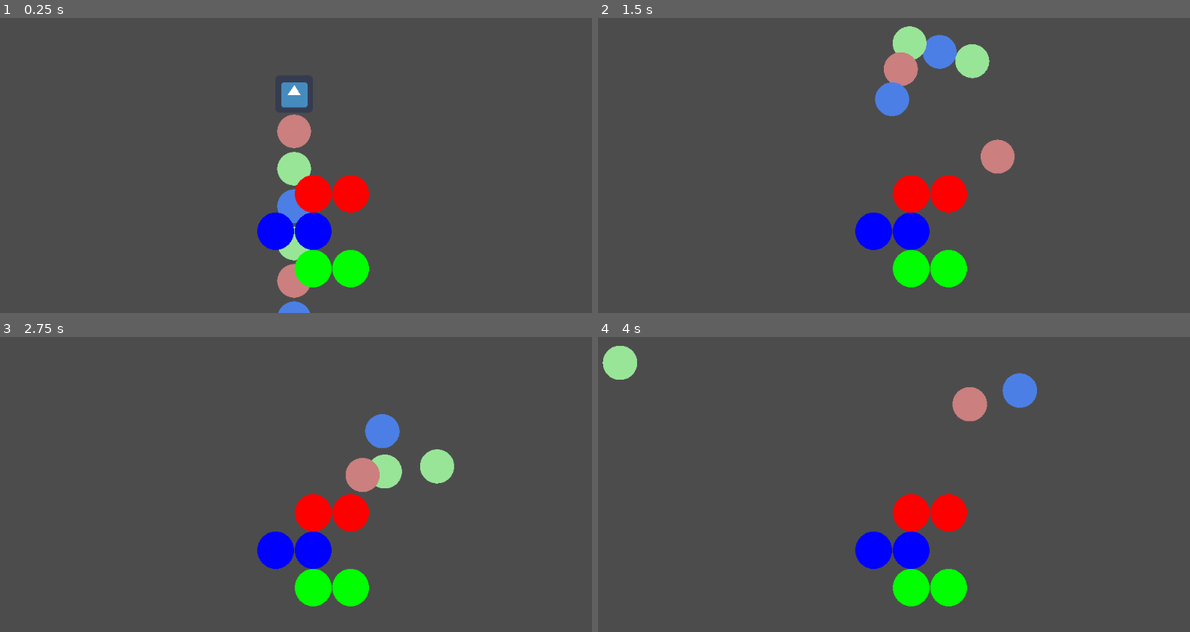
Above: before the commit, frames 1-4 (two rows, left to right).
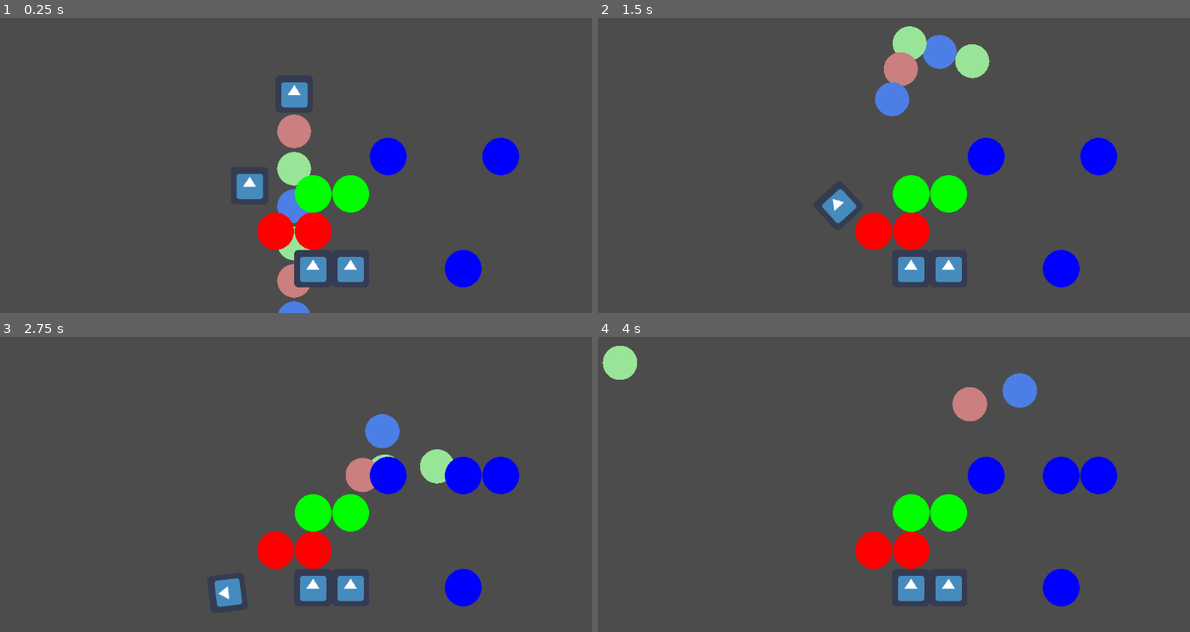
Above: after the commit, the same moments.

Repository: CatOnMars/UndeadCell
Game: Godot game, scene res://Main.tscn
The game is run twice, just before and just after one commit, with the same random seed, the same clock (stepped at 60 frames per second) and the same inputs. The engine's default icon, where the game draws it, is replaced by a stand-in: a white triangle on a blue panel in a dark square.
Inputs:
- Up to frame 1 (0.25 s): no input
- Up to frame 2 (1.5 s): hold Right (move_right) 0.53-1.28 s; tap Space (shoot) at 0.6, 1.35 s; hold Down (move_down) from 1.28 s (still down)
- Up to frame 3 (2.75 s): release Down (move_down) at 2.03 s; hold Right (move_right) from 2.03 s (still down); tap Shift (swap) at 2.1 s; tap Space (shoot) at 2.3 s
- Up to frame 4 (4 s): release Right (move_right) at 2.78 s; hold Up (move_up) 2.78-3.53 s; tap Space (shoot) at 2.85, 3.6 s; hold Left (move_left) from 3.53 s (still down)

The runs differ from the first frame. In frame 1, 6.2% of the frame differs, in the area x 39-88%, y 40-92%; in frame 2, 6.3%; in frame 3, 6.7%, in the area x 36-88%, y 40-92%; in frame 4, 6.3%.

Commit message:
Add basic cell shoot and attach mechanism

Diff:
--- /dev/null
+++ b/Level1.gd
@@ -0,0 +1,21 @@
+extends TileMap
+
+
+# Declare member variables here. Examples:
+# var a = 2
+# var b = "text"
+
+
+# Called when the node enters the scene tree for the first time.
+func _ready():
+	pass # Replace with function body.
+
+func test(position):
+	print(world_to_map(position))
+func add_new_cell(position, type):
+	var cellCoord = world_to_map(position)
+	print(cellCoord)
+	set_cellv(cellCoord, type)
+# Called every frame. 'delta' is the elapsed time since the previous frame.
+#func _process(delta):
+#	pass
--- a/Level1.tscn
+++ b/Level1.tscn
@@ -1,8 +1,11 @@
-[gd_scene load_steps=2 format=2]
+[gd_scene load_steps=3 format=2]
 
 [ext_resource path="res://cellTiles.tres" type="TileSet" id=1]
+[ext_resource path="res://Level1.gd" type="Script" id=2]
 
 [node name="Level" type="TileMap"]
 tile_set = ExtResource( 1 )
+show_collision = true
 format = 1
-tile_data = PoolIntArray( 65536, 2, 0, 65537, 2, 0, 196607, 1, 0, 131072, 1, 0, 196608, 0, 0, 196609, 0, 0 )
+tile_data = PoolIntArray( 2, 3, 0, 5, 3, 0, 65536, 2, 0, 65537, 2, 0, 196607, 1, 0, 131072, 1, 0, 196608, 0, 0, 196609, 0, 0, 196612, 3, 0 )
+script = ExtResource( 2 )
--- a/Main.tscn
+++ b/Main.tscn
@@ -1,7 +1,11 @@
-[gd_scene load_steps=3 format=2]
+[gd_scene load_steps=5 format=2]
 
 [ext_resource path="res://player.tscn" type="PackedScene" id=1]
 [ext_resource path="res://Level1.tscn" type="PackedScene" id=2]
+[ext_resource path="res://icon.png" type="Texture" id=3]
+
+[sub_resource type="RectangleShape2D" id=1]
+extents = Vector2( 27.6951, 27.2126 )
 
 [node name="Node2D" type="Node2D"]
 
@@ -10,4 +14,13 @@
 [node name="Camera2D" type="Camera2D" parent="."]
 current = true
 
+[node name="RigidBody2D2" type="RigidBody2D" parent="."]
+position = Vector2( -76.1093, 79.0823 )
+
+[node name="CollisionShape2D" type="CollisionShape2D" parent="RigidBody2D2"]
+shape = SubResource( 1 )
+
+[node name="Sprite" type="Sprite" parent="RigidBody2D2"]
+texture = ExtResource( 3 )
+
 [node name="Level1" parent="." instance=ExtResource( 2 )]
--- /dev/null
+++ b/cellBlue.gd
@@ -0,0 +1,16 @@
+extends KinematicBody2D
+
+
+# Declare member variables here. Examples:
+# var a = 2
+# var b = "text"
+
+var cell_type = Global.CELL_TYPE.BLUE
+# Called when the node enters the scene tree for the first time.
+func _ready():
+	pass # Replace with function body.
+
+
+# Called every frame. 'delta' is the elapsed time since the previous frame.
+#func _process(delta):
+#	pass
--- a/cellBlue.tscn
+++ b/cellBlue.tscn
@@ -1,12 +1,22 @@
-[gd_scene load_steps=4 format=2]
+[gd_scene load_steps=6 format=2]
 
 [ext_resource path="res://icon.png" type="Texture" id=1]
 [ext_resource path="res://cell.shader" type="Shader" id=2]
+[ext_resource path="res://cellBlue.gd" type="Script" id=3]
 
 [sub_resource type="ShaderMaterial" id=1]
 shader = ExtResource( 2 )
 shader_param/color = Plane( 0.3, 0.5, 0.9, 1 )
 
-[node name="Sprite" type="Sprite"]
+[sub_resource type="RectangleShape2D" id=2]
+extents = Vector2( 27, 26.7403 )
+
+[node name="KinematicBody2D" type="KinematicBody2D"]
+script = ExtResource( 3 )
+
+[node name="Sprite" type="Sprite" parent="."]
 material = SubResource( 1 )
 texture = ExtResource( 1 )
+
+[node name="CollisionShape2D" type="CollisionShape2D" parent="."]
+shape = SubResource( 2 )
--- /dev/null
+++ b/cellGreen.gd
@@ -0,0 +1,16 @@
+extends KinematicBody2D
+
+
+# Declare member variables here. Examples:
+# var a = 2
+# var b = "text"
+
+var cell_type = Global.CELL_TYPE.GREEN
+# Called when the node enters the scene tree for the first time.
+func _ready():
+	pass # Replace with function body.
+
+
+# Called every frame. 'delta' is the elapsed time since the previous frame.
+#func _process(delta):
+#	pass
--- a/cellGreen.tscn
+++ b/cellGreen.tscn
@@ -1,12 +1,22 @@
-[gd_scene load_steps=4 format=2]
+[gd_scene load_steps=6 format=2]
 
 [ext_resource path="res://icon.png" type="Texture" id=1]
 [ext_resource path="res://cell.shader" type="Shader" id=2]
+[ext_resource path="res://cellGreen.gd" type="Script" id=3]
 
 [sub_resource type="ShaderMaterial" id=1]
 shader = ExtResource( 2 )
 shader_param/color = Plane( 0.6, 0.9, 0.6, 1 )
 
-[node name="Sprite" type="Sprite"]
+[sub_resource type="RectangleShape2D" id=2]
+extents = Vector2( 29, 28.2403 )
+
+[node name="KinematicBody2D" type="KinematicBody2D"]
+script = ExtResource( 3 )
+
+[node name="Sprite" type="Sprite" parent="."]
 material = SubResource( 1 )
 texture = ExtResource( 1 )
+
+[node name="CollisionShape2D" type="CollisionShape2D" parent="."]
+shape = SubResource( 2 )
--- /dev/null
+++ b/cellRed.gd
@@ -0,0 +1,15 @@
+extends KinematicBody2D
+
+
+# Declare member variables here. Examples:
+# var a = 2
+# var b = "text"
+var cell_type = Global.CELL_TYPE.RED
+
+# Called when the node enters the scene tree for the first time.
+func _ready():
+	pass # Replace with function body.
+
+# Called every frame. 'delta' is the elapsed time since the previous frame.
+#func _process(delta):
+#	pass
--- a/cellRed.tscn
+++ b/cellRed.tscn
@@ -1,12 +1,22 @@
-[gd_scene load_steps=4 format=2]
+[gd_scene load_steps=6 format=2]
 
 [ext_resource path="res://icon.png" type="Texture" id=1]
 [ext_resource path="res://cell.shader" type="Shader" id=2]
+[ext_resource path="res://cellRed.gd" type="Script" id=3]
 
 [sub_resource type="ShaderMaterial" id=1]
 shader = ExtResource( 2 )
 shader_param/color = Plane( 0.8, 0.5, 0.5, 1 )
 
-[node name="Sprite" type="Sprite"]
+[sub_resource type="RectangleShape2D" id=2]
+extents = Vector2( 34.5, 31.2403 )
+
+[node name="KinematicBody2D" type="KinematicBody2D"]
+script = ExtResource( 3 )
+
+[node name="Sprite" type="Sprite" parent="."]
 material = SubResource( 1 )
 texture = ExtResource( 1 )
+
+[node name="CollisionShape2D" type="CollisionShape2D" parent="."]
+shape = SubResource( 2 )
--- a/cellTiles.tres
+++ b/cellTiles.tres
@@ -1,12 +1,25 @@
-[gd_resource type="TileSet" load_steps=4 format=2]
+[gd_resource type="TileSet" load_steps=9 format=2]
 
 [ext_resource path="res://Level/blue.png" type="Texture" id=1]
 [ext_resource path="res://Level/green.png" type="Texture" id=2]
 [ext_resource path="res://Level/red.png" type="Texture" id=3]
+[ext_resource path="res://icon.png" type="Texture" id=4]
+
+[sub_resource type="ConvexPolygonShape2D" id=1]
+points = PoolVector2Array( 0, 0, 64, 0, 64, 64, 0, 64 )
+
+[sub_resource type="ConvexPolygonShape2D" id=2]
+points = PoolVector2Array( 0, 0, 64, 0, 64, 64, 0, 64 )
+
+[sub_resource type="ConvexPolygonShape2D" id=3]
+points = PoolVector2Array( 0, 0, 64, 0, 64, 64, 0, 64 )
+
+[sub_resource type="ConvexPolygonShape2D" id=4]
+points = PoolVector2Array( 0, 0, 64, 0, 64, 64, 0, 64 )
 
 [resource]
-0/name = "green.png 0"
-0/texture = ExtResource( 2 )
+0/name = "icon.png 0"
+0/texture = ExtResource( 4 )
 0/tex_offset = Vector2( 0, 0 )
 0/modulate = Color( 1, 1, 1, 1 )
 0/region = Rect2( 0, 0, 64, 64 )
@@ -15,12 +28,19 @@
 0/navigation_offset = Vector2( 0, 0 )
 0/shape_offset = Vector2( 0, 0 )
 0/shape_transform = Transform2D( 1, 0, 0, 1, 0, 0 )
+0/shape = SubResource( 1 )
 0/shape_one_way = false
-0/shape_one_way_margin = 0.0
-0/shapes = [  ]
+0/shape_one_way_margin = 1.0
+0/shapes = [ {
+"autotile_coord": Vector2( 0, 0 ),
+"one_way": false,
+"one_way_margin": 1.0,
+"shape": SubResource( 1 ),
+"shape_transform": Transform2D( 1, 0, 0, 1, 0, 0 )
+} ]
 0/z_index = 0
-1/name = "blue.png 1"
-1/texture = ExtResource( 1 )
+1/name = "red.png 1"
+1/texture = ExtResource( 3 )
 1/tex_offset = Vector2( 0, 0 )
 1/modulate = Color( 1, 1, 1, 1 )
 1/region = Rect2( 0, 0, 64, 64 )
@@ -29,12 +49,19 @@
 1/navigation_offset = Vector2( 0, 0 )
 1/shape_offset = Vector2( 0, 0 )
 1/shape_transform = Transform2D( 1, 0, 0, 1, 0, 0 )
+1/shape = SubResource( 2 )
 1/shape_one_way = false
-1/shape_one_way_margin = 0.0
-1/shapes = [  ]
+1/shape_one_way_margin = 1.0
+1/shapes = [ {
+"autotile_coord": Vector2( 0, 0 ),
+"one_way": false,
+"one_way_margin": 1.0,
+"shape": SubResource( 2 ),
+"shape_transform": Transform2D( 1, 0, 0, 1, 0, 0 )
+} ]
 1/z_index = 0
-2/name = "red.png 2"
-2/texture = ExtResource( 3 )
+2/name = "green.png 2"
+2/texture = ExtResource( 2 )
 2/tex_offset = Vector2( 0, 0 )
 2/modulate = Color( 1, 1, 1, 1 )
 2/region = Rect2( 0, 0, 64, 64 )
@@ -43,7 +70,35 @@
 2/navigation_offset = Vector2( 0, 0 )
 2/shape_offset = Vector2( 0, 0 )
 2/shape_transform = Transform2D( 1, 0, 0, 1, 0, 0 )
+2/shape = SubResource( 3 )
 2/shape_one_way = false
-2/shape_one_way_margin = 0.0
-2/shapes = [  ]
+2/shape_one_way_margin = 1.0
+2/shapes = [ {
+"autotile_coord": Vector2( 0, 0 ),
+"one_way": false,
+"one_way_margin": 1.0,
+"shape": SubResource( 3 ),
+"shape_transform": Transform2D( 1, 0, 0, 1, 0, 0 )
+} ]
 2/z_index = 0
+3/name = "blue.png 3"
+3/texture = ExtResource( 1 )
+3/tex_offset = Vector2( 0, 0 )
+3/modulate = Color( 1, 1, 1, 1 )
+3/region = Rect2( 0, 0, 64, 64 )
+3/tile_mode = 0
+3/occluder_offset = Vector2( 0, 0 )
+3/navigation_offset = Vector2( 0, 0 )
+3/shape_offset = Vector2( 0, 0 )
+3/shape_transform = Transform2D( 1, 0, 0, 1, 0, 0 )
+3/shape = SubResource( 4 )
+3/shape_one_way = false
+3/shape_one_way_margin = 1.0
+3/shapes = [ {
+"autotile_coord": Vector2( 0, 0 ),
+"one_way": false,
+"one_way_margin": 1.0,
+"shape": SubResource( 4 ),
+"shape_transform": Transform2D( 1, 0, 0, 1, 0, 0 )
+} ]
+3/z_index = 0
--- /dev/null
+++ b/cellUndead.gd
@@ -0,0 +1,16 @@
+extends KinematicBody2D
+
+
+# Declare member variables here. Examples:
+# var a = 2
+# var b = "text"
+var cell_type = Global.CELL_TYPE.UNDEAD
+
+# Called when the node enters the scene tree for the first time.
+func _ready():
+	pass # Replace with function body.
+
+
+# Called every frame. 'delta' is the elapsed time since the previous frame.
+#func _process(delta):
+#	pass
--- a/cellUndead.tscn
+++ b/cellUndead.tscn
@@ -1,6 +1,16 @@
-[gd_scene load_steps=2 format=2]
+[gd_scene load_steps=4 format=2]
 
 [ext_resource path="res://icon.png" type="Texture" id=1]
+[ext_resource path="res://cellUndead.gd" type="Script" id=2]
 
-[node name="Sprite" type="Sprite"]
+[sub_resource type="RectangleShape2D" id=1]
+extents = Vector2( 30.9158, 31.6147 )
+
+[node name="KinematicBody2D" type="KinematicBody2D"]
+script = ExtResource( 2 )
+
+[node name="Sprite" type="Sprite" parent="."]
 texture = ExtResource( 1 )
+
+[node name="CollisionShape2D" type="CollisionShape2D" parent="."]
+shape = SubResource( 1 )
--- /dev/null
+++ b/global.gd
@@ -0,0 +1,21 @@
+extends Node
+
+
+# Declare member variables here. Examples:
+# var a = 2
+# var b = "text"
+enum CELL_TYPE {
+	UNDEAD,
+	RED,
+	GREEN,
+	BLUE,
+}
+
+# Called when the node enters the scene tree for the first time.
+func _ready():
+	pass # Replace with function body.
+
+
+# Called every frame. 'delta' is the elapsed time since the previous frame.
+#func _process(delta):
+#	pass
--- a/player.gd
+++ b/player.gd
@@ -8,10 +8,10 @@
 # 2 = Green Cell
 # 3 = Blue Cell
 enum CELL_TYPE {
-	CELL_UNDEAD,
-	CELL_RED,
-	CELL_GREEN,
-	CELL_BLUE,
+	UNDEAD,
+	RED,
+	GREEN,
+	BLUE,
 }
 
 var velocity = 300.0
@@ -26,7 +26,7 @@
 
 	for cell in cellList:
 		var node = cells[cell].instance()
-		node.position += i* node.texture.get_width() *( - movingDir)
+		node.position += i* node.get_node("Sprite").texture.get_width() *( - movingDir)
 		i+=1
 		add_child(node)
 		cellNodes.append(node)
@@ -49,15 +49,27 @@
 				if i == (cellNodes.size() -1):
 					turningPnts.pop_back()
 		else:
-			var followDest:Vector2 = cellNodes[i-1].position-movingDir*cellNodes[i-1].texture.get_width()
+			var followDest:Vector2 = cellNodes[i-1].position-movingDir*cellNodes[i-1].get_node("Sprite").texture.get_width()
 			var followDir:Vector2 = (followDest-cellNodes[i].position).normalized()
 			cell.position += velocity* delta * followDir
 
 
 var bulletVelocity=2000.0
 func moveShoot(i,bullet,delta):
-	bullet.position+= bulletVelocity*shootDir[i]*delta
-	if bullet.position.distance_to(cellNodes[0].position)>=3000.0:
+	#bullet.position+= bulletVelocity*shootDir[i]*delta
+	# if bullet collide with cell tilemap,
+	# add it to tilemap and destroy it
+	var collision = bullet.move_and_collide(bulletVelocity*shootDir[i]*delta)
+	if collision:
+		if collision.collider is TileMap:
+			var tilemap : TileMap = collision.collider
+
+			var centerOffset = Vector2(shootNodes[i].get_node("Sprite").texture.get_width(), shootNodes[i].get_node("Sprite").texture.get_height()) / 2
+			tilemap.add_new_cell(shootNodes[i].position, shootNodes[i].cell_type)
+		shootNodes[i].queue_free()
+		shootNodes.remove(i)
+		shootDir.remove(i)
+	elif bullet.position.distance_to(cellNodes[0].position)>=3000.0:
 		shootNodes[i].queue_free()
 		shootNodes.remove(i)
 		shootDir.remove(i)
--- a/project.godot
+++ b/project.godot
@@ -13,6 +13,10 @@
 config/name="UndeadCell"
 run/main_scene="res://Main.tscn"
 config/icon="res://icon.png"
+
+[autoload]
+
+Global="*res://global.gd"
 
 [input]
 
